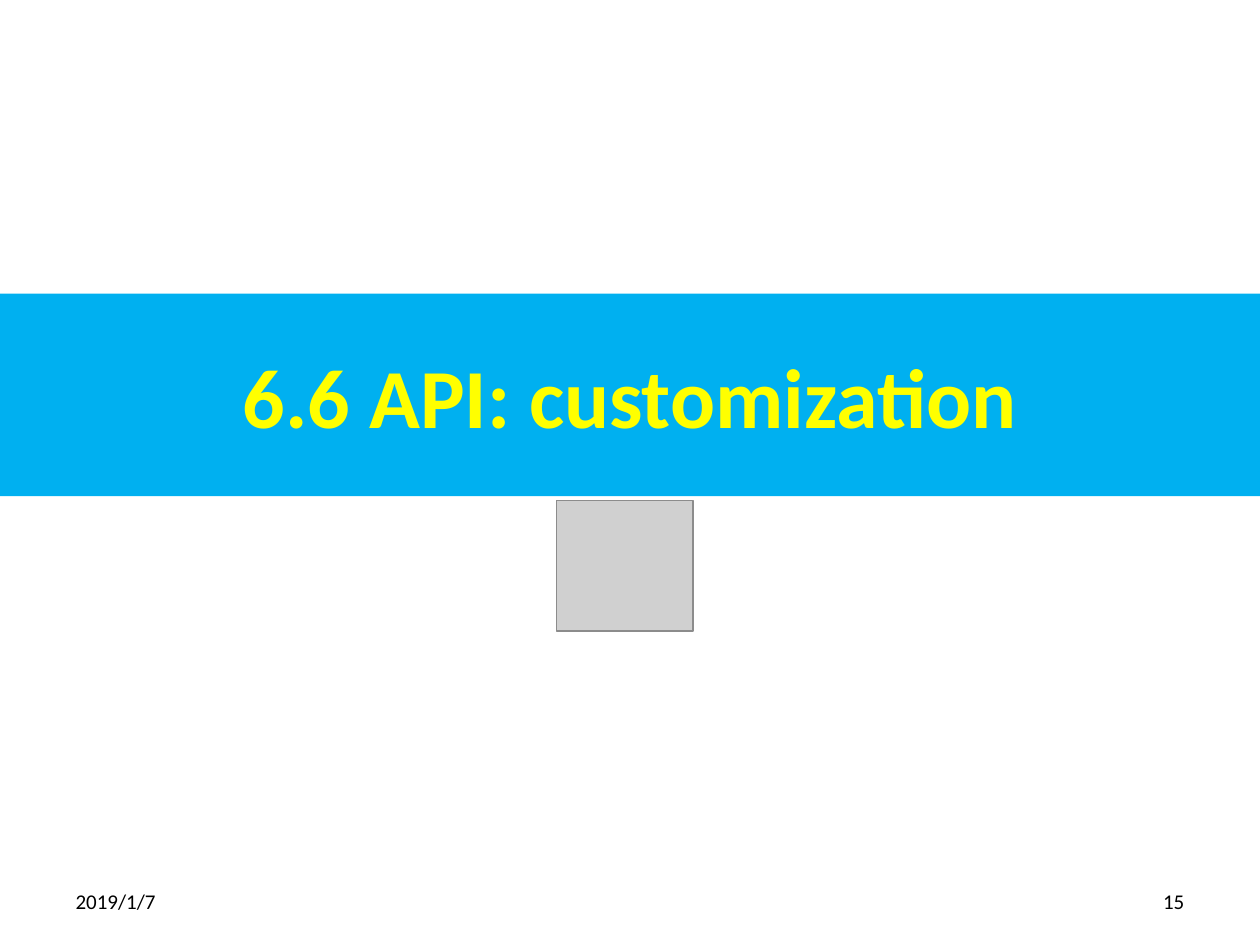
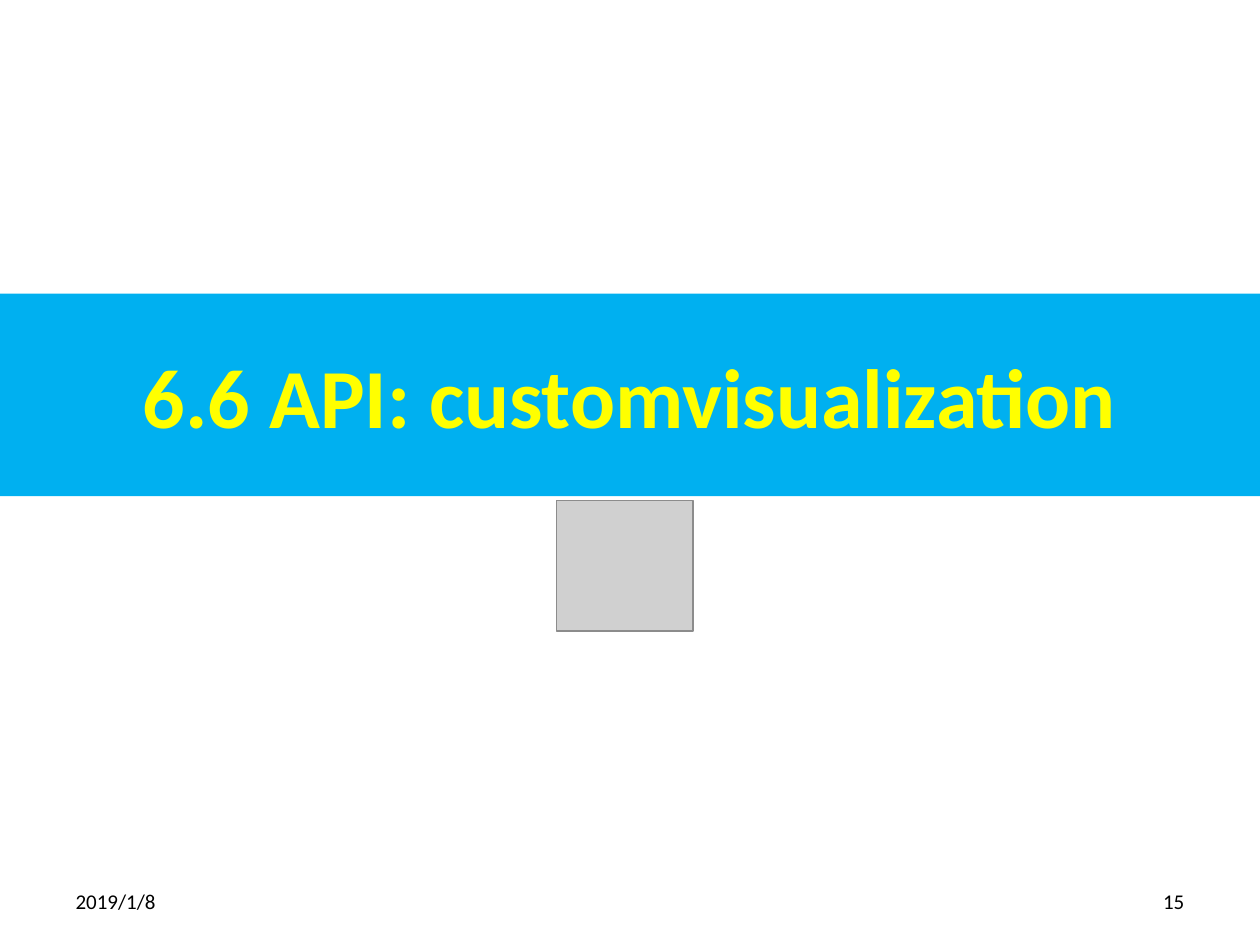
Before and after one commit to peterhchen/100-jasper-report-api-6.7.0, a slide deck: slide 15 of 15_Ch06_API_c.pptx. Drawn at 1260x945 pixels with LibreOffice and Linux fonts; fonts in the diff are those of the drawing; grey boxes stand for pictures. Boxes give left, top, right and bottom in pixels: in the first picture for what was removed or moved away, otherwise in the second. Text is boxed around its words. In the diff, an @@ line names an element or a change of style, - is before the commit and + after.

```diff
--- a/15_Ch06_API_c.pptx
+++ b/15_Ch06_API_c.pptx
@@ title at [143, 369, 1116, 429]: text changed @@
-6.6 API: customization
+6.6 API: customvisualization
@@ text at [76, 894, 156, 910]: text changed @@
-2019/1/7
+2019/1/8
```
Also in this commit, not shown: 18 other slides changed, 16 other files.
